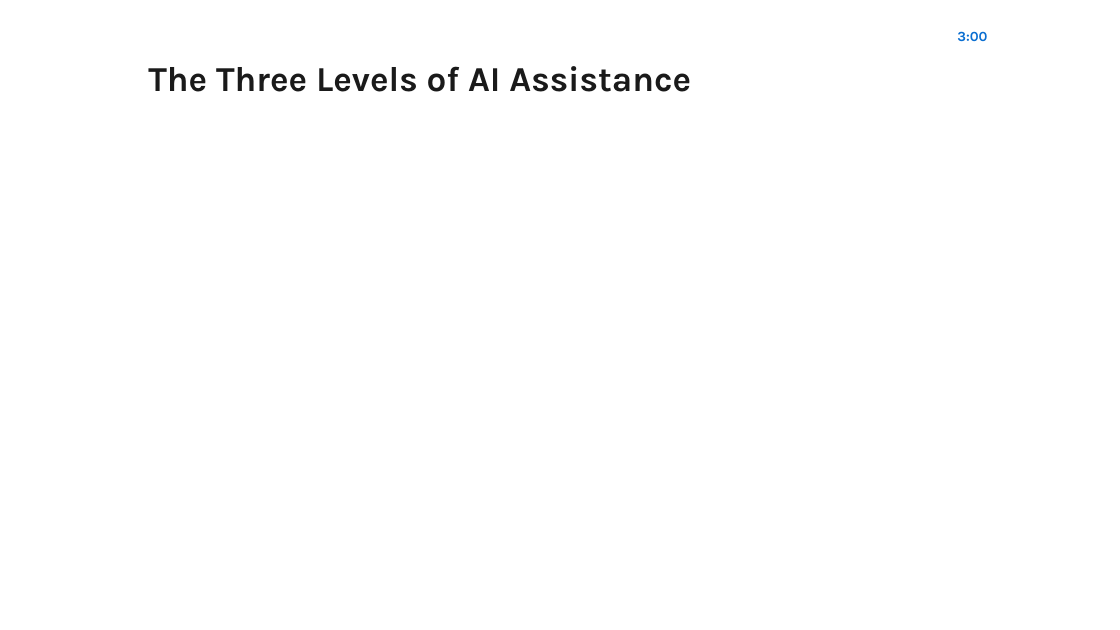
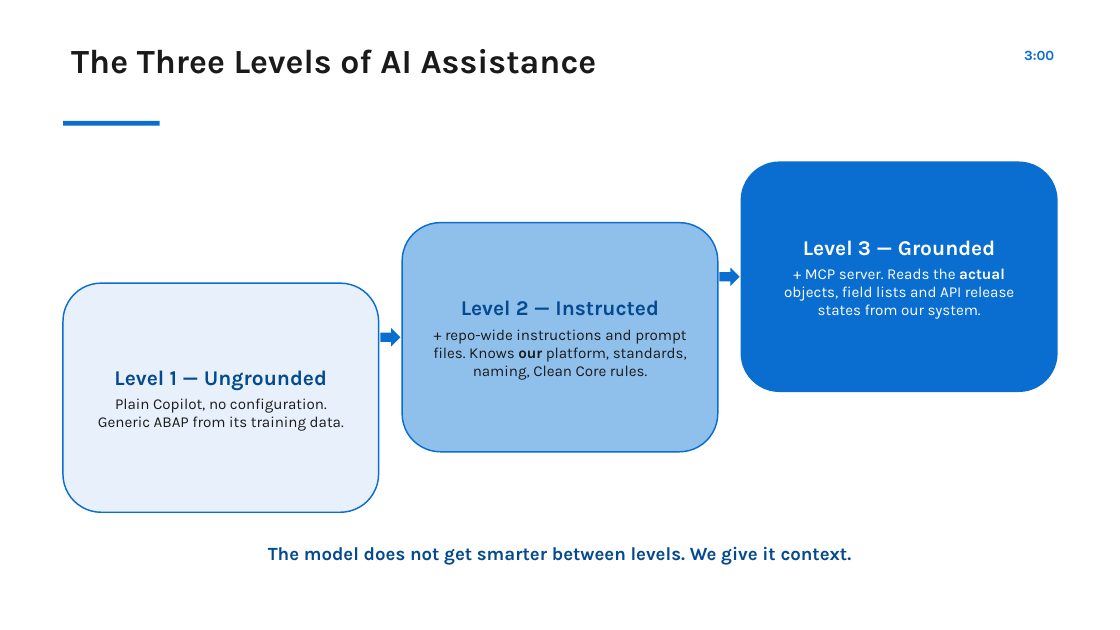
Before and after one commit to RJTechRamjee/sap-technical-assets, a slide deck: slide 4 of docs/coe-sessions/decks/COE-S01_2026-09-11_ai-assisted-abap.pptx. Drawn at 1120x630 pixels with LibreOffice and Linux fonts; fonts in the diff are those of the drawing. Boxes give left, top, right and bottom in pixels: in the first picture for what was removed or moved away, otherwise in the second. Text is boxed around its words. In the diff, an @@ line names an element or a change of style, - is before the commit and + after.

```diff
--- a/docs/coe-sessions/decks/COE-S01_2026-09-11_ai-assisted-abap.pptx
+++ b/docs/coe-sessions/decks/COE-S01_2026-09-11_ai-assisted-abap.pptx
@@ text "The Three Levels of AI ...": place and size @@
-text "The Three Levels of AI ..." at bbox=[148, 66, 691, 92]
+text "The Three Levels of AI ..." at bbox=[71, 49, 597, 74]
@@ text "The Three Levels of AI ..." at bbox=[71, 49, 597, 74]: size 30 to 29 pt; alignment centre to left; vertical alignment middle to top @@
@@ text "3:00": place and size @@
-text "3:00" at bbox=[957, 31, 987, 42]
+text "3:00" at bbox=[1024, 50, 1054, 61]
@@ text "3:00" at bbox=[1024, 50, 1054, 61]: alignment left to right @@
@@ rectangle added at bbox=[63, 121, 160, 126], fill #0A6ED1 @@
@@ rounded rectangle added at bbox=[742, 162, 1058, 392], fill #0A6ED1, outline #0A6ED1 1.25 pt, 13 pt, text #FFFFFF @@
+Level 3 — Grounded
++ MCP server. Reads the actual objects, field lists and API release states from our system.
@@ rounded rectangle added at bbox=[402, 223, 718, 452], fill #8FC0EC, outline #0A6ED1 1.25 pt, 13 pt, text #1A1A1A @@
+Level 2 — Instructed
++ repo-wide instructions and prompt files. Knows our platform, standards, naming, Clean Core rules.
@@ right arrow added at bbox=[720, 268, 740, 287], fill #0A6ED1 @@
@@ rounded rectangle added at bbox=[63, 283, 379, 513], fill #E8F1FB, outline #0A6ED1 1.25 pt, 13 pt, text #1A1A1A @@
+Level 1 — Ungrounded
+Plain Copilot, no configuration. Generic ABAP from its training data.
@@ right arrow added at bbox=[381, 328, 401, 346], fill #0A6ED1 @@
@@ text added at bbox=[268, 546, 852, 565], 16 pt, text #054A8F, bold @@
+The model does not get smarter between levels. We give it context.
```
Also in this commit, not shown: 14 other slides changed.
